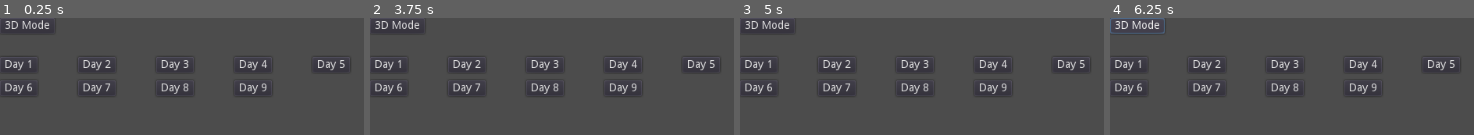
Above: before the commit, frames 1-4 (left to right).
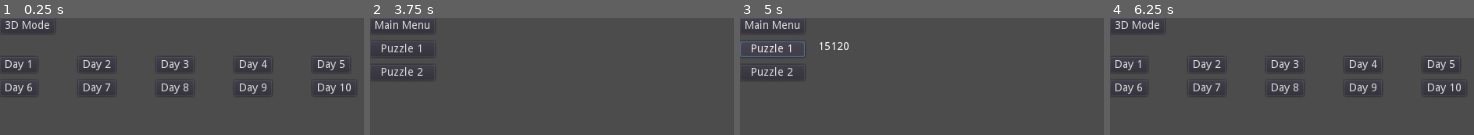
Above: after the commit, the same moments.

Repository: mslinklater/AdventOfCode
Game: Godot game, scene res://scenes/MainMenu.tscn
Same seed, same stepped clock (60 frames per second), same inputs: the game is played once before the commit and once after it.
Inputs (mouse positions are in pixels of both pictures, inside the frame that each line leads up to):
- Up to frame 1 (0.25 s): no input
- Up to frame 2 (3.75 s): click "Day 9" at 0.5 s; click "Puzzle 1" at 1.25 s; click "Puzzle 2" at 2 s; click "Main Menu" at 2.75 s; click (704, 88) at 3.5 s, where only the run after the commit has a clickable "Day 10"
- Up to frame 3 (5 s): click (772, 49) at 4.25 s, where only the run after the commit has a clickable "Puzzle 1"
- Up to frame 4 (6.25 s): click (1142, 72) at 5 s, where only the run after the commit has a clickable "Puzzle 2"; click (1142, 26) at 5.75 s, where only the run after the commit has a clickable "Main Menu"

The runs differ from the first frame. In frame 1, 0.4% of the frame differs, in the area x 86-98%, y 55-66%; in frame 2, 4.0%; in frame 3, 4.7%, in the area x 0-95%, y 1-66%; in frame 4, 0.7%.

Commit message:
day 10

Diff:
--- /dev/null
+++ b/2022/scenes/Day10.tscn
@@ -0,0 +1,39 @@
+[gd_scene load_steps=2 format=2]
+
+[ext_resource path="res://scripts/Day10Controller.gd" type="Script" id=1]
+
+[node name="Node2D" type="Node2D"]
+script = ExtResource( 1 )
+
+[node name="MainMenuButton" type="Button" parent="."]
+margin_right = 12.0
+margin_bottom = 20.0
+text = "Main Menu"
+
+[node name="Puzzle1Button" type="Button" parent="."]
+margin_top = 30.0
+margin_right = 83.0
+margin_bottom = 50.0
+text = "Puzzle 1"
+
+[node name="Puzzle2Button" type="Button" parent="."]
+margin_top = 60.0
+margin_right = 83.0
+margin_bottom = 80.0
+text = "Puzzle 2"
+
+[node name="Puzzle1Label" type="Label" parent="."]
+margin_left = 100.0
+margin_top = 30.0
+margin_right = 200.0
+margin_bottom = 44.0
+
+[node name="Puzzle2Label" type="Label" parent="."]
+margin_left = 100.0
+margin_top = 60.0
+margin_right = 200.0
+margin_bottom = 74.0
+
+[connection signal="pressed" from="MainMenuButton" to="." method="_on_MainMenuButton_pressed"]
+[connection signal="pressed" from="Puzzle1Button" to="." method="_on_Puzzle1Button_pressed"]
+[connection signal="pressed" from="Puzzle2Button" to="." method="_on_Puzzle2Button_pressed"]
--- a/2022/scenes/MainMenu.tscn
+++ b/2022/scenes/MainMenu.tscn
@@ -66,6 +66,13 @@
 margin_bottom = 100.0
 text = "Day 9"
 
+[node name="Day10Button" type="Button" parent="."]
+margin_left = 400.0
+margin_top = 80.0
+margin_right = 456.0
+margin_bottom = 100.0
+text = "Day 10"
+
 [node name="3DModeButton" type="Button" parent="."]
 margin_right = 12.0
 margin_bottom = 20.0
@@ -80,4 +87,5 @@
 [connection signal="pressed" from="Day7Button" to="." method="_on_Day7Button_pressed"]
 [connection signal="pressed" from="Day8Button" to="." method="_on_Day8Button_pressed"]
 [connection signal="pressed" from="Day9Button" to="." method="_on_Day9Button_pressed"]
+[connection signal="pressed" from="Day10Button" to="." method="_on_Day10Button_pressed"]
 [connection signal="pressed" from="3DModeButton" to="." method="_on_3DModeButton_pressed"]
--- /dev/null
+++ b/2022/scripts/Day10Controller.gd
@@ -0,0 +1,73 @@
+extends Node2D
+
+# Answer 1 -
+# Answer 2 -
+
+var test60Value = 1140
+var test100Value = 1800
+var test140Value = 2940
+var test180Value = 2880
+var test220Value = 3960
+var test1Value = 13140
+var test2Value = 0
+
+var testData = []
+var realData = []
+
+onready var puzzle1Label: Label = get_node("Puzzle1Label")
+onready var puzzle2Label: Label = get_node("Puzzle2Label")
+
+# Called when the node enters the scene tree for the first time.
+func _ready():
+	parse_file('res://input/day10test.txt', testData)
+	parse_file('res://input/day10.txt', realData)
+
+func parse_file(filename, data: Array):
+	var lines = []
+	Utils.load_file_extract_lines(filename, lines)
+	var sig = 1
+	for line in lines:
+		if line == "noop":
+			data.append(sig)
+		else:
+			var inc = int(line.split(" ")[1])
+			data.append(sig)
+			data.append(sig)
+			sig += inc
+
+func doPuzzle1(data: Array) -> int:
+	return data[19] * 20 + data[59] * 60 + data[99] * 100 + data[139] * 140 + data[179] * 180 + data[219] * 220
+
+func doPuzzle2(data: Array):
+	for row in range(6):
+		var line = ""
+		for col in range(40):
+			var i = row * 40
+			var diff = data[i+col] - col
+			if diff > -2 and diff < 2:
+				line = line + "X"
+			else:
+				line = line + "."
+		print(line)
+
+func _on_MainMenuButton_pressed():
+	get_tree().change_scene("res://scenes/MainMenu.tscn")
+
+func _on_Puzzle1Button_pressed():
+	if testData[59] * 60 != test60Value:
+		puzzle1Label.text = "FAIL1"
+	elif testData[99] * 100 != test100Value:
+		puzzle1Label.text = "FAIL2"
+	elif testData[139] * 140 != test140Value:
+		puzzle1Label.text = "FAIL3"
+	elif testData[179] * 180 != test180Value:
+		puzzle1Label.text = "FAIL4"
+	elif testData[219] * 220 != test220Value:
+		puzzle1Label.text = "FAIL5"
+	else:
+		puzzle1Label.text = str(doPuzzle1(realData))
+
+func _on_Puzzle2Button_pressed():
+	doPuzzle2(testData)
+	print(" ")
+	doPuzzle2(realData)
--- a/2022/scripts/Day9Controller.gd
+++ b/2022/scripts/Day9Controller.gd
@@ -1,7 +1,7 @@
 extends Node2D
 
 # Answer 1 - 6406
-# Answer 2 -
+# Answer 2 - 2643
 
 onready var puzzle1Label: Label = get_node("Puzzle1Label")
 onready var puzzle2Label: Label = get_node("Puzzle2Label")
--- a/2022/scripts/MainMenuController.gd
+++ b/2022/scripts/MainMenuController.gd
@@ -32,3 +32,6 @@
 
 func _on_Day9Button_pressed():
 	get_tree().change_scene("res://scenes/Day9.tscn")
+
+func _on_Day10Button_pressed():
+	get_tree().change_scene("res://scenes/Day10.tscn")
Not shown, added: 2022/input/day10.txt
Not shown, added: 2022/input/day10test.txt
